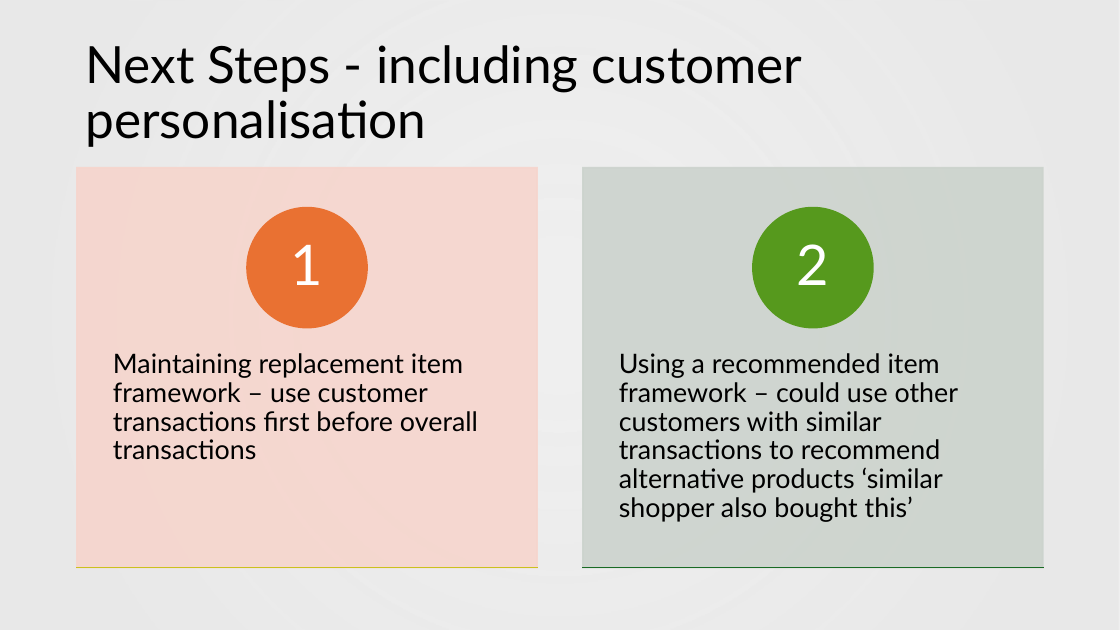
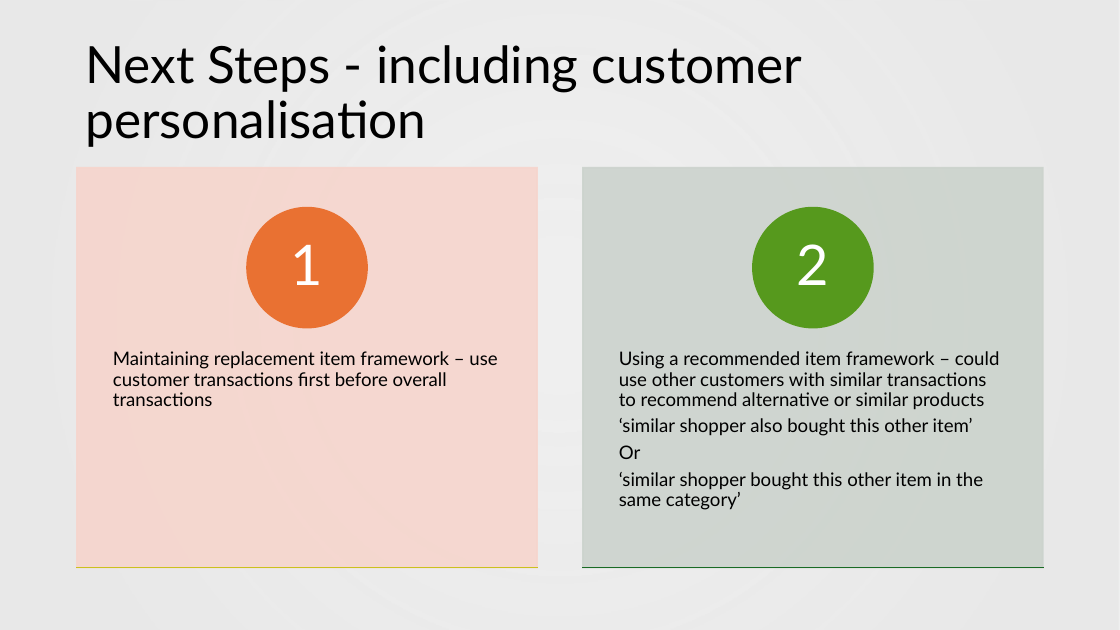
Before and after one commit to lrcode97/item_recommendations_retail, a slide deck: slide 14 of presentation.pptx (slide 13 before the commit). Drawn at 1120x630 pixels with LibreOffice and Linux fonts; fonts in the diff are those of the drawing; background and template pictures are left out. Boxes give left, top, right and bottom in pixels: in the first picture for what was removed or moved away, otherwise in the second. Text is boxed around its words. In the diff, an @@ line names an element or a change of style, - is before the commit and + after.

Commit message:
edits

```diff
--- a/presentation.pptx
+++ b/presentation.pptx
@@ text "Maintaining replacement item framework – ..." at bbox=[113, 351, 497, 406]: size 23 to 16 pt; less space between paragraphs @@
@@ text at bbox=[619, 351, 999, 510]: text changed; size 23 to 16 pt @@
-Using a recommended item framework – could use other customers with similar transactions to recommend alternative products ‘similar shopper also bought this’
+Using a recommended item framework – could use other customers with similar transactions to recommend alternative or similar products
+‘similar shopper also bought this other item’
+Or
+‘similar shopper bought this other item in the same category’
```
Also in this commit, not shown: 5 other slides changed, 1 slide added.
